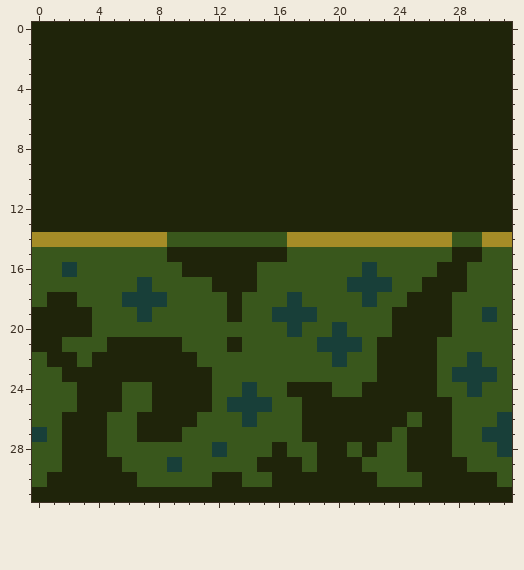
Two versions of one pixel-art sprite, assets/textures/t_wall_top_1.png. Above, as it was before the edit.
The file is 32x32 pixels.
After:
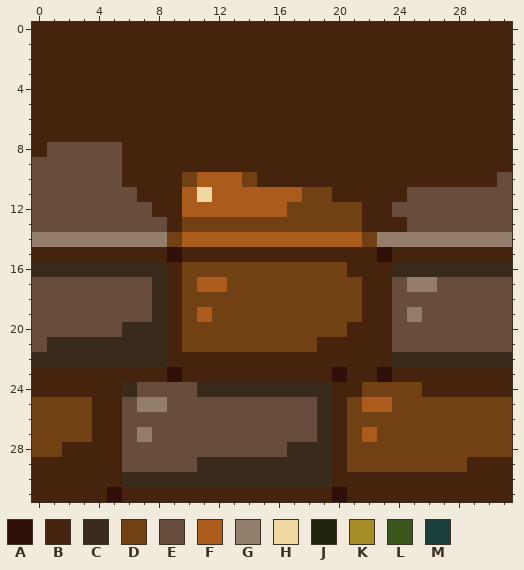
Palette (. is transparent): A #300f0a  B #45230d  C #392a1c  D #724113  E #684c3c  F #ab5c1c  G #927e6a  H #efd8a1  J #1f240a  K #a58c27  L #39571c  M #183f39
What changed:
Changed rows in their new state; - is an unchanged pixel.
first column x 0:
 0 BBBBBBBBBBBBBBBBBBBBBBBBBBBBBBBB
 1 BBBBBBBBBBBBBBBBBBBBBBBBBBBBBBBB
 2 BBBBBBBBBBBBBBBBBBBBBBBBBBBBBBBB
 3 BBBBBBBBBBBBBBBBBBBBBBBBBBBBBBBB
 4 BBBBBBBBBBBBBBBBBBBBBBBBBBBBBBBB
 5 BBBBBBBBBBBBBBBBBBBBBBBBBBBBBBBB
 6 BBBBBBBBBBBBBBBBBBBBBBBBBBBBBBBB
 7 BBBBBBBBBBBBBBBBBBBBBBBBBBBBBBBB
 8 BEEEEEBBBBBBBBBBBBBBBBBBBBBBBBBB
 9 EEEEEEBBBBBBBBBBBBBBBBBBBBBBBBBB
10 EEEEEEBBBBDFFFDBBBBBBBBBBBBBBBBE
11 EEEEEEEBBBFHFFFFFFDDBBBBBEEEEEEE
12 EEEEEEEEBBFFFFFFFDDDDDBBEEEEEEEE
13 EEEEEEEEEBDDDDDDDDDDDDBBBEEEEEEE
14 GGGGGGGGGDFFFFFFFFFFFFDGGGGGGGGG
15 BBBBBBBBBABBBBBBBBBBBBBABBBBBBBB
16 CCCCCCCCCBDDDDDDDDDDDBBBCCCCCCCC
17 EEEEEEEECBDFFDDDDDDDDDBBEGGEEEEE
18 EEEEEEEECBDDDDDDDDDDDDBBEEEEEEEE
19 EEEEEEEECBDFDDDDDDDDDDBBEGEEEEEE
20 EEEEEECCCBDDDDDDDDDDDBBBEEEEEEEE
21 ECCCCCCCCBDDDDDDDDDBBBBBEEEEEEEE
22 CCCCCCCCCBBBBBBBBBBBBBBBCCCCCCCC
23 BBBBBBBBBABBBBBBBBBBABBABBBBBBBB
24 BBBBBBCEEEECCCCCCCCCBBDDDDBBBBBB
25 DDDDBBEGGEEEEEEEEEECBDFFDDDDDDDD
26 DDDDBBEEEEEEEEEEEEECBDDDDDDDDDDD
27 DDDDBBEGEEEEEEEEEEECBDFDDDDDDDDD
28 DDBBBBEEEEEEEEEEECCCBDDDDDDDDDDD
29 BBBBBBEEEEECCCCCCCCCBDDDDDDDDBBB
30 BBBBBBCCCCCCCCCCCCCCBBBBBBBBBBBB
31 BBBBBABBBBBBBBBBBBBBABBBBBBBBBBB
Changed places in both pictures, as pixel boxes (x1, y1, x2, y2):
changed: (32, 22, 512, 502)
